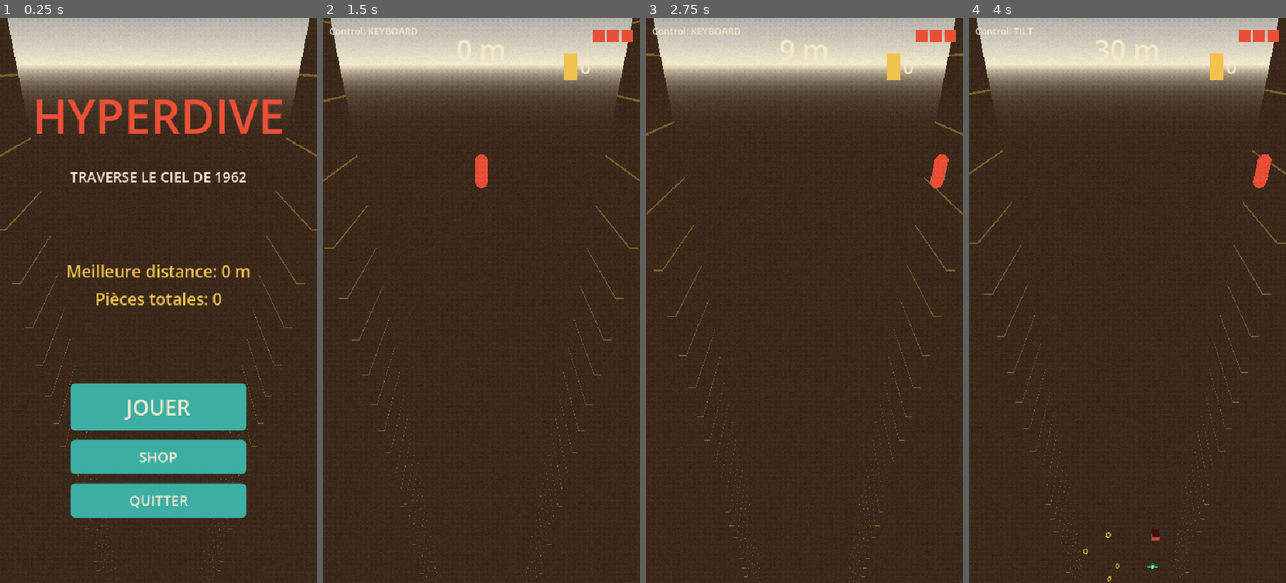
Above: before the commit, frames 1-4 (left to right).
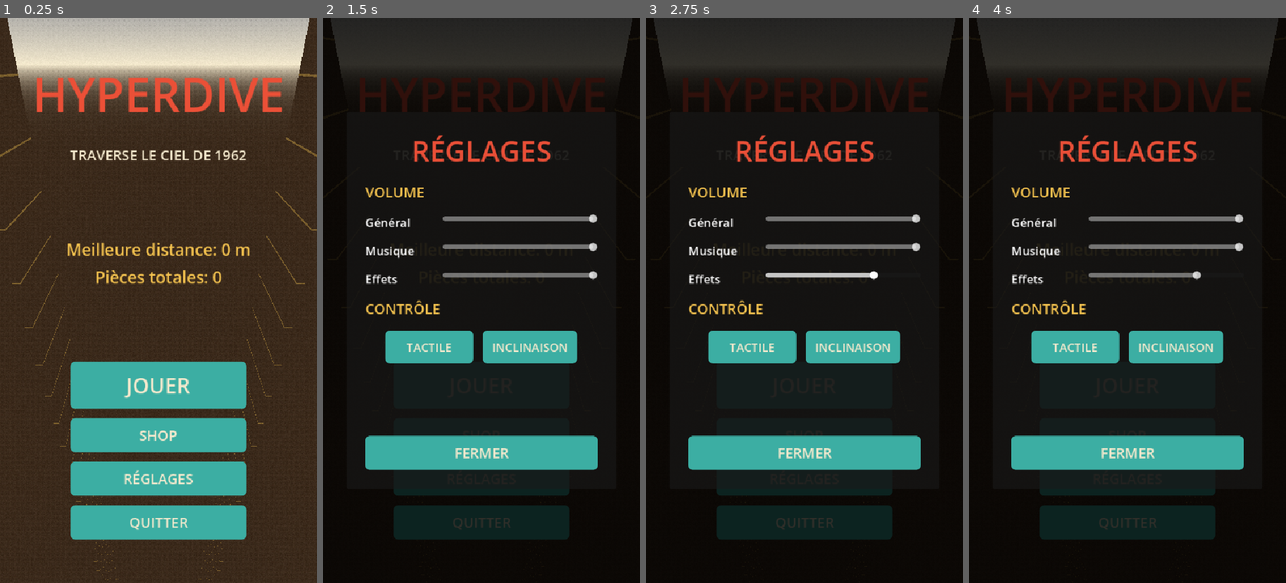
Above: after the commit, the same moments.

Repository: quvntvn/Hyperdive
Game: Godot game, scene res://scenes/ui/main_menu.tscn
Two runs of this game, one before a commit and one after it. Both use one fixed random seed, a clock stepped at 60 frames per second and the inputs below.
Inputs (mouse positions are in pixels of both pictures, inside the frame that each line leads up to):
- Up to frame 1 (0.25 s): no input
- Up to frame 2 (1.5 s): click (481, 481) at 0.5 s, where only the run after the commit has a clickable "RÉGLAGES"; click (481, 407) at 1.25 s, where only the run before the commit has a clickable "JOUER"
- Up to frame 3 (2.75 s): tap Enter at 2 s; move the mouse to (874, 272) at 2.02 s; hold D (move_right) from 2.03 s (still down); tap 1 at 2.1 s; click (874, 272) at 2.17 s
- Up to frame 4 (4 s): release D (move_right) at 2.75 s; drag from (1064, 328) to (1111, 413) at 2.77 s; move the mouse to (1159, 176) at 3.52 s; hold D (move_right) from 3.53 s (still down); tap 3 at 3.6 s

The runs differ from the first frame. In frame 1, 16% of the frame differs, in the area x 11-90%, y 10-93%; in frame 2, 99%, in the area x 0-100%, y 0-100%; in frame 3, 99%; in frame 4, 99%.

Commit message:
feat(ui): bouton RÉGLAGES dans le menu principal
Co-Authored-By: Claude Sonnet 4.6 <noreply@anthropic.com>

Diff:
--- a/hyperdive/scenes/ui/main_menu.tscn
+++ b/hyperdive/scenes/ui/main_menu.tscn
@@ -1,6 +1,7 @@
-[gd_scene load_steps=9 format=3]
+[gd_scene load_steps=10 format=3]
 
 [ext_resource type="Script" path="res://scripts/ui/main_menu.gd" id="MainMenuScript"]
+[ext_resource type="PackedScene" path="res://scenes/ui/settings_screen.tscn" id="SettingsScene"]
 [ext_resource type="PackedScene" path="res://scenes/ui/shop_screen.tscn" id="ShopScene"]
 [ext_resource type="PackedScene" path="res://scenes/gameplay/corridor_walls.tscn" id="CorridorWallsScene"]
 [ext_resource type="PackedScene" path="res://scenes/effects/post_process.tscn" id="PostProcessScene"]
@@ -116,6 +117,13 @@
 text = "SHOP"
 theme_override_font_sizes/font_size = 24
 
+[node name="ReglagesButton" type="Button" parent="MenuUI/Screen/Layout/ButtonsContainer"]
+unique_name_in_owner = true
+custom_minimum_size = Vector2(300, 56)
+size_flags_horizontal = 4
+text = "RÉGLAGES"
+theme_override_font_sizes/font_size = 24
+
 [node name="QuitterButton" type="Button" parent="MenuUI/Screen/Layout/ButtonsContainer"]
 unique_name_in_owner = true
 custom_minimum_size = Vector2(300, 56)
@@ -124,3 +132,5 @@
 theme_override_font_sizes/font_size = 24
 
 [node name="ShopScreen" parent="." instance=ExtResource("ShopScene")]
+
+[node name="SettingsScreen" parent="." instance=ExtResource("SettingsScene")]
--- a/hyperdive/scripts/ui/main_menu.gd
+++ b/hyperdive/scripts/ui/main_menu.gd
@@ -4,6 +4,7 @@
 func _ready() -> void:
 	%JouerButton.pressed.connect(_on_jouer_pressed)
 	%ShopButton.pressed.connect(_on_shop_pressed)
+	%ReglagesButton.pressed.connect(_on_reglages_pressed)
 	%QuitterButton.pressed.connect(_on_quitter_pressed)
 
 	update_stats()
@@ -15,6 +16,7 @@
 
 	_style_button(%JouerButton)
 	_style_button(%ShopButton)
+	_style_button(%ReglagesButton)
 	_style_button(%QuitterButton)
 	_animate_title()
 
@@ -31,6 +33,12 @@
 	var shop := get_tree().get_first_node_in_group("shop_screen")
 	if shop:
 		shop.open()
+
+func _on_reglages_pressed() -> void:
+	Audio.play_ui_click()
+	var s := get_tree().get_first_node_in_group("settings_screen")
+	if s:
+		s.open()
 
 func _on_quitter_pressed() -> void:
 	Audio.play_ui_click()
